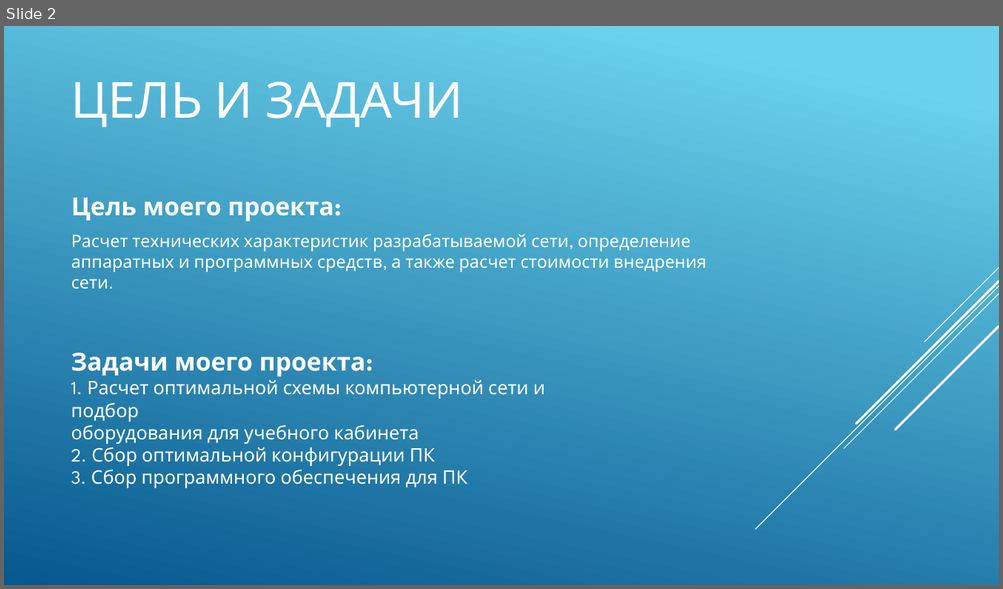
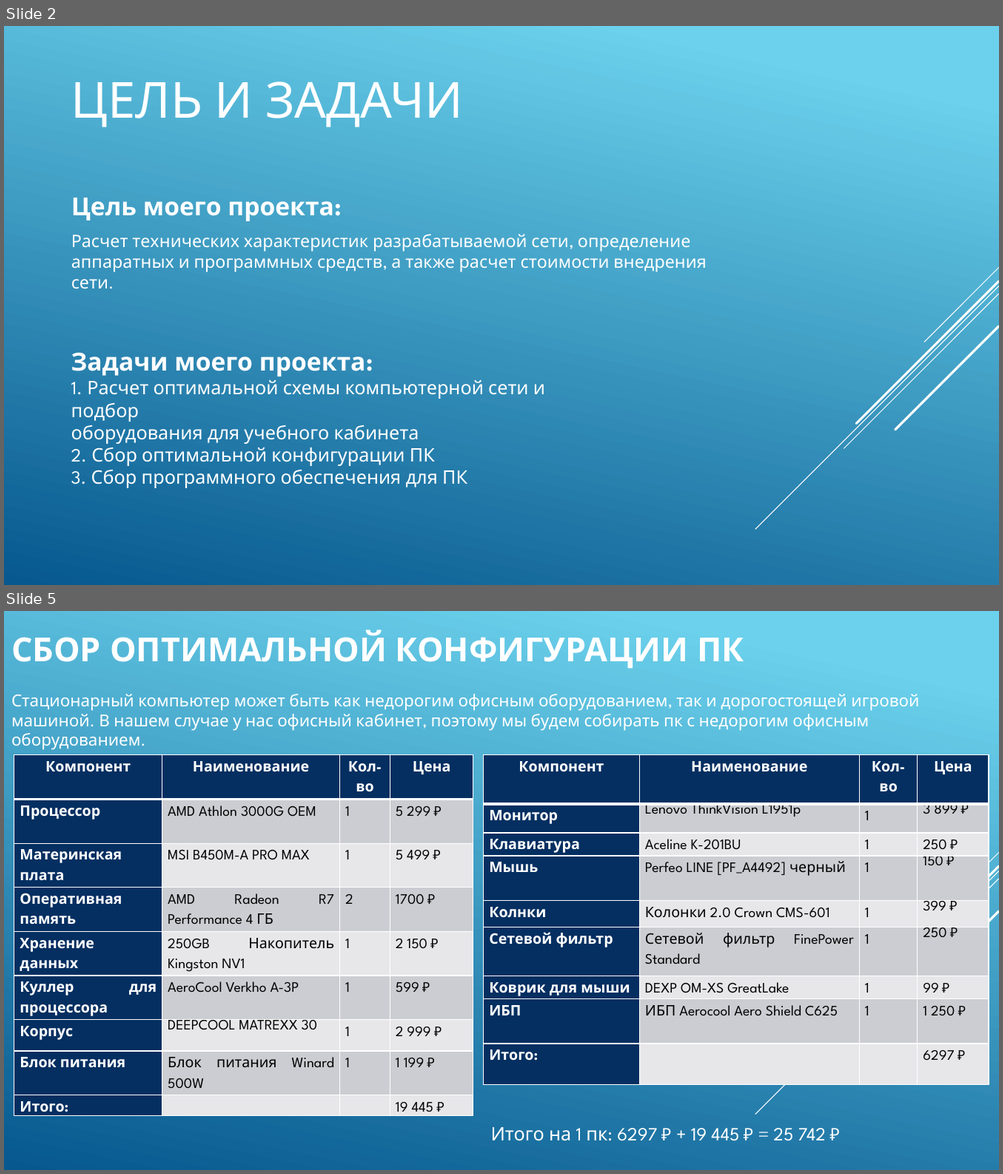
Before and after one commit to gozerentt/docrepo, a slide deck: Проект/Индивидуальный проект.pptx. Shown one above the other, each under a label of ours: slide 2 before the commit, slides 2 and 5 after it; the slides between them are not shown. The pictures are 1003x589 and 1003x1174 pixels, drawn with LibreOffice and Linux fonts; fonts in the diff are those of the drawing. Boxes give left, top, right and bottom in pixels: in the first picture for what was removed or moved away, otherwise in the second. Text is boxed around its words. In the diff, an @@ line names an element or a change of style, - is before the commit and + after.

```diff
--- a/Проект/Индивидуальный проект.pptx
+++ b/Проект/Индивидуальный проект.pptx
@@ slide 5 added at (4, 611, 999, 1170), background gradient #6ED2EB to #06588E; not listed: 5 template elements that a slide beside it also shows @@
@@ title added at (11, 631, 744, 669), 32 pt, text #FFFFFF, bold @@
+СБОР ОПТИМАЛЬНОЙ КОНФИГУРАЦИИ ПК
@@ text added at (11, 694, 919, 750), 16 pt, text #FFFFFF @@
+Стационарный компьютер может быть как недорогим офисным оборудованием, так и дорогостоящей игровой машиной. В нашем случае у нас офисный кабинет, поэтому мы будем собирать пк с недорогим офисным оборудованием.
@@ table added at (14, 755, 472, 1156), 9 rows, 4 columns @@
+Компонент | Наименование | Кол-во | Цена
+Процессор | AMD Athlon 3000G OEM | 1 | 5 299 ₽
+Материнская плата | MSI B450M-A PRO MAX | 1 | 5 499 ₽
+Оперативная память | AMD Radeon R7 Performance 4 ГБ | 2 | 1700 ₽
+Хранение данных | 250GB Накопитель Kingston NV1 | 1 | 2 150 ₽
+Куллер для процессора | AeroCool Verkho A-3P | 1 | 599 ₽
+Корпус | DEEPCOOL MATREXX 30 | 1 | 2 999 ₽
+Блок питания | Блок питания Winard 500W | 1 | 1 199 ₽
+Итого: |  |  | 19 445 ₽
@@ table added at (484, 755, 989, 1093), 9 rows, 4 columns @@
+Компонент | Наименование | Кол-во | Цена
+Монитор | Lenovo ThinkVision L1951p | 1 | 3 899 ₽
+Клавиатура | Aceline K-201BU | 1 | 250 ₽
+Мышь | Perfeo LINE [PF_A4492] черный | 1 | 150 ₽
+Колнки | Колонки 2.0 Crown CMS-601 | 1 | 399 ₽
+Сетевой фильтр | Сетевой фильтр FinePower Standard | 1 | 250 ₽
+Коврик для мыши | DEXP OM-XS GreatLake | 1 | 99 ₽
+ИБП | ИБП Aerocool Aero Shield C625 | 1 | 1 250 ₽
+Итого: |  |  | 6297 ₽
@@ text added at (491, 1128, 825, 1142), 18 pt, text #FFFFFF @@
+Итого на 1 пк: 6297 ₽ + 19 445 ₽ = 25 742 ₽
```
Also in this commit, not shown: 1 slide changed, 3 other slides added, 1 slide removed, 1 other file.
